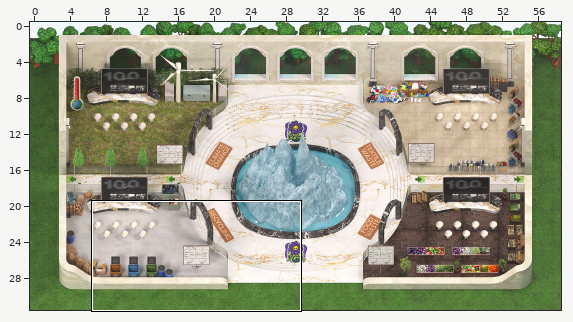
A Tiled map (JSON) gets an edit: Symposium.tmj. The first picture is a wide view before the edit; the outline marks the close-up.
Close-up. Earlier state:
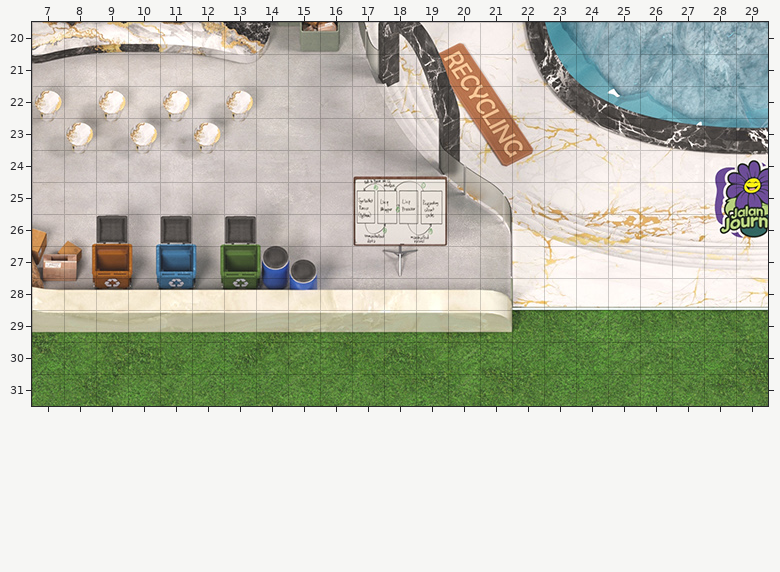
Cells are 32x32 px. Shown: x 7..29, y 20..31. The commit also changed other parts of the map, which this record leaves out. Tiles whose own drawing changed are shown in their newer look in all pictures.
After the commit:
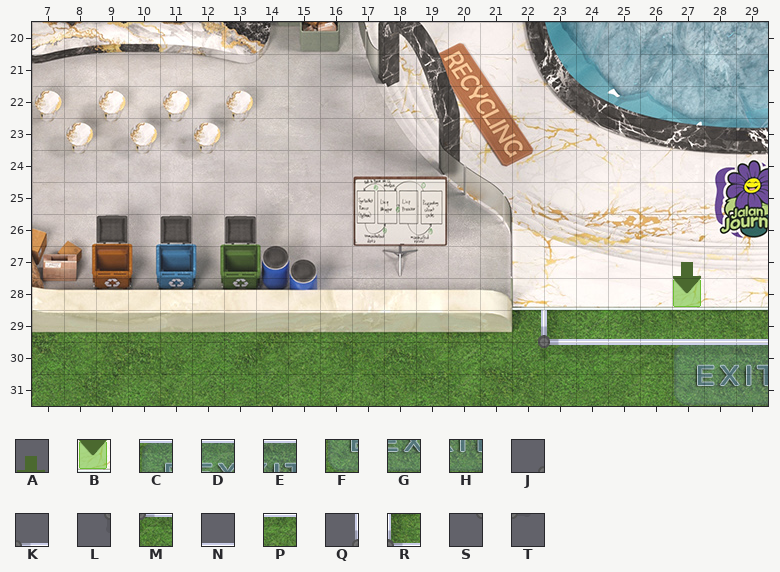
Key: from "Ground tiles": A 81, B 100, C 203, D 204, E 205, F 222, G 223, H 224; from "elements": J 230, K 231, L 248, M 249, N 269, P 287, Q 302, R 303, S 320, T 321.
_ is an empty cell.
See-through tiles are keyed as they look on the map.
Change:
Changed rows in their new state; . is an unchanged cell.
Layer "floor/Elements":
first column x 27:
27 A..
28 B..
30 CDE
31 FGH
Layer "Door_opened":
first column x 22:
29 QR
30 ST
Layer "Door_closed":
first column x 22:
29 JKNNNNNN
30 LMPPPPPP
